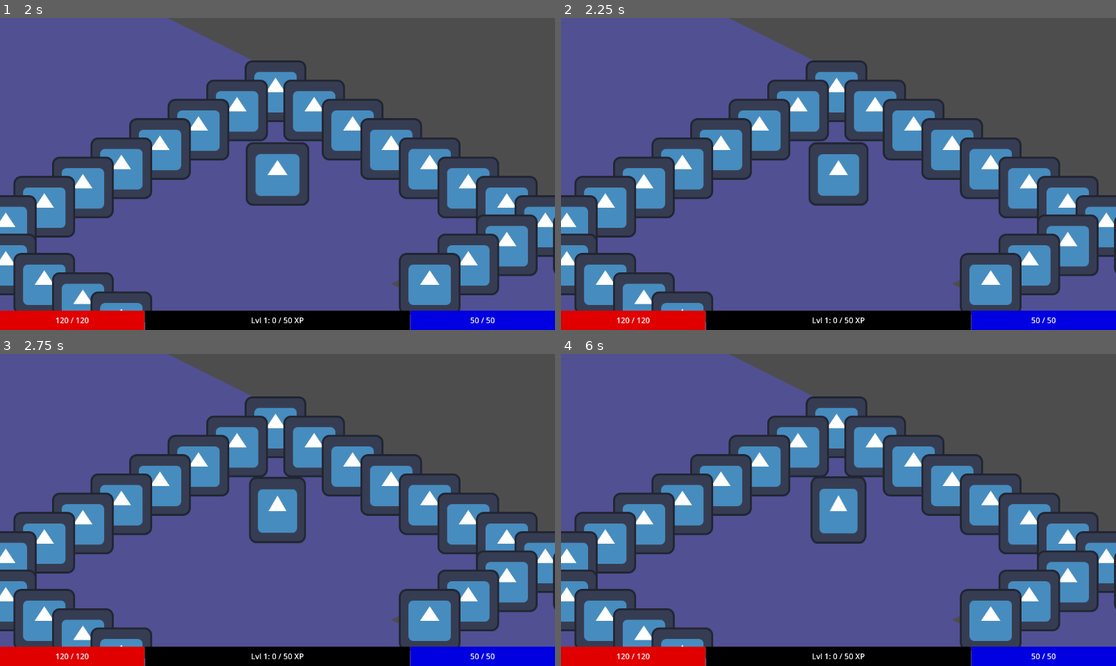
Above: before the commit, frames 1-4 (two rows, left to right).
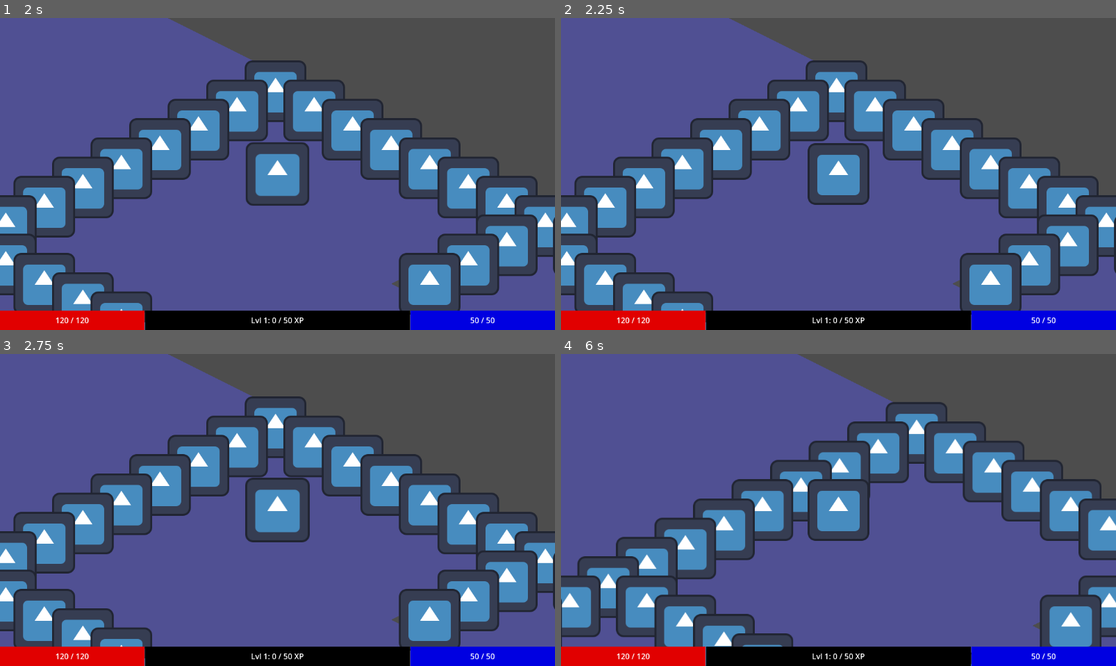
Above: after the commit, the same moments.

Repository: PietPadda/Godot_2D_ARPG
Game: Godot game, scene res://scenes/ui/main_menu.tscn
Two runs of this game, one before a commit and one after it. Both use one fixed random seed, a clock stepped at 60 frames per second and the inputs below. The engine's default icon, where the game draws it, is replaced by a stand-in: a white triangle on a blue panel in a dark square.
Inputs (mouse positions are in pixels of both pictures, inside the frame that each line leads up to):
- Up to frame 1 (2 s): click (22, 42) at 0.52 s; type "12" at 0.6 s; click "Host Game" at 1.25 s
- Up to frame 2 (2.25 s): tap Enter at 2 s; move the mouse to (960, 158) at 2.02 s; hold E (interact) from 2.03 s (still down); click (960, 158) at 2.17 s
- Up to frame 3 (2.75 s): keep holding E (interact)
- Up to frame 4 (6 s): move the mouse to (727, 525) at 2.77 s; release E (interact) at 2.78 s; click (727, 525) at 2.85 s; move the mouse to (894, 441) at 3.52 s; tap I (toggle_character_sheet) at 3.6, 5.85 s; click (894, 441) at 3.67 s; move the mouse to (938, 369) at 4.27 s; tap E (interact) at 4.35 s; click (938, 369) at 4.42 s; move the mouse to (938, 400) at 5.02 s; press the mouse at (938, 400) at 5.03 s; tap Space at 5.75 s; move the mouse to (938, 435) at 5.77 s; release the mouse at (938, 435) at 5.78 s; click (938, 435) at 5.92 s

Frame 1 is identical in both runs. In frame 2, 0.3% of the frame differs, in the area x 44-56%, y 39-61%; in frame 3, 0.7%; in frame 4, 40%, in the area x 0-100%, y 0-100%.
Error before the commit: Parse Error: Invalid argument for "update_character_position()" function: argument 1 should be "NodePath" but is "Node". (res://scripts/components/grid_movemen…

Commit message:
refactor(multiplayer): server auth pathfinding request RPCs

Diff:
--- a/scripts/components/grid_movement_component.gd
+++ b/scripts/components/grid_movement_component.gd
@@ -31,9 +31,15 @@
 var _current_tile: Vector2i
 
 func _ready() -> void:
-	# Initial position update when the character first enters the scene.
-	_current_tile = Grid.world_to_map(owner.global_position)
-	Grid.update_character_position(owner, _current_tile)
+	# We must wait a frame for the multiplayer authority to be assigned.
+	await owner.tree_entered
+
+	# Only the machine that controls this character should send its initial position.
+	if owner.is_multiplayer_authority():
+		# Initial position update when the character first enters the scene.
+		_current_tile = Grid.world_to_map(owner.global_position)
+		# Send the initial position via RPC to the server (player ID 1).
+		Grid.update_character_position.rpc_id(1, owner.get_path(), _current_tile)
 
 # Public API
 # Starts moving the character along a given path.
@@ -116,7 +122,6 @@
 		_current_tile = new_tile
 
 		# If they have, we notify the GridManager of their new position.
-		# THE FIX: We no longer update the grid directly.
-		# We send an RPC to the server (player with ID 1) and tell it to update the grid for us.
-		# The "reliable" flag ensures the message won't get lost in transit.
-		Grid.update_character_position.rpc_id(1, owner.get_path(), new_tile)
+		# Only the authority for this character sends the update to the server.
+		if owner.is_multiplayer_authority():
+			Grid.update_character_position.rpc_id(1, owner.get_path(), new_tile)
--- a/scripts/core/grid_manager.gd
+++ b/scripts/core/grid_manager.gd
@@ -11,6 +11,8 @@
 # We'll use a dictionary to keep track of which character is on which tile.
 # The structure will be: { character_instance: tile_coordinate }
 var _occupied_cells := {}
+# This will hold the result of a path requested by a client.
+var _client_path_result: PackedVector2Array
 
 # This will hold a reference to the current level's TileMapLayer.
 # Convert the variable into a property with a setter.
@@ -107,6 +109,17 @@
 
 	return world_path
 
+# This new function handles the logic for both host and clients.
+func request_path(start_coord: Vector2i, end_coord: Vector2i, character: Node) -> void:
+	# is_multiplayer_authority() checks if the local machine controls this character.
+	if character.is_multiplayer_authority():
+		# If we are the host/authority, calculate the path directly.
+		var path = find_path(start_coord, end_coord, character)
+		character.get_node("GridMovementComponent").move_along_path(path)
+	else:
+		# If we are a client, send an RPC to the host (ID=1) asking for a path.
+		_find_path_on_server.rpc_id(1, start_coord, end_coord, character.get_path())
+
 # Returns an array of the four cardinal tiles adjacent to the given tile.
 # Using 4 directions is more stable for grid pathfinding than 8.
 func get_adjacent_tiles(tile: Vector2i) -> Array[Vector2i]:
@@ -126,6 +139,45 @@
 			if Grid.world_to_map(body.global_position) == tile:
 				return false
 	return true
+
+# A function for a character to announce it has been removed from the game (e.g., on death).
+func remove_character(character: Node):
+	if _occupied_cells.has(character):
+		_occupied_cells.erase(character)
+
+# Converts a world position (like a mouse click) to a map grid coordinate.
+func world_to_map(world_position: Vector2) -> Vector2i:
+	if tile_map_layer:
+		var local_pos = tile_map_layer.to_local(world_position)
+		return tile_map_layer.local_to_map(local_pos)
+	return Vector2i.ZERO # Return a default value if the tilemap isn't set
+
+# Converts a map grid coordinate back to a world position (the center of the tile).
+func map_to_world(map_position: Vector2i) -> Vector2:
+	if tile_map_layer:
+		var local_pos = tile_map_layer.map_to_local(map_position)
+		return tile_map_layer.to_global(local_pos)
+	return Vector2.ZERO # Return a default value if the tilemap isn't set
+
+# A debug function to print the contents of our occupied cells registry.
+func print_occupied_cells() -> void:
+	print("GridManager Knowledge Check (Players Only):")
+	if _occupied_cells.is_empty():
+		print("  - Occupied cells registry is EMPTY.")
+		return
+
+	var players_found = 0
+	for character in _occupied_cells:
+		# THE CHANGE IS HERE: We only print if the character is a Player.
+		if character is Player:
+			players_found += 1
+			var tile = _occupied_cells[character]
+			print("  - Player '%s' is at tile %s" % [character.name, tile])
+
+	if players_found == 0:
+		print("  - No players found in the registry.")
+
+# --- RPCs ---
 
 # Allows a character to register or update its current grid position.
 # When a character moves to a new tile, it should call this function.
@@ -148,39 +200,27 @@
 	# Now, we add the character's new position to the registry.
 	_occupied_cells[character] = new_position
 
-# A function for a character to announce it has been removed from the game (e.g., on death).
-func remove_character(character: Node):
-	if _occupied_cells.has(character):
-		_occupied_cells.erase(character)
-
-# Converts a world position (like a mouse click) to a map grid coordinate.
-func world_to_map(world_position: Vector2) -> Vector2i:
-	if tile_map_layer:
-		var local_pos = tile_map_layer.to_local(world_position)
-		return tile_map_layer.local_to_map(local_pos)
-	return Vector2i.ZERO # Return a default value if the tilemap isn't set
-
-# Converts a map grid coordinate back to a world position (the center of the tile).
-func map_to_world(map_position: Vector2i) -> Vector2:
-	if tile_map_layer:
-		var local_pos = tile_map_layer.map_to_local(map_position)
-		return tile_map_layer.to_global(local_pos)
-	return Vector2.ZERO # Return a default value if the tilemap isn't set
-
-# A debug function to print the contents of our occupied cells registry.
-func print_occupied_cells() -> void:
-	print("GridManager Knowledge Check (Players Only):")
-	if _occupied_cells.is_empty():
-		print("  - Occupied cells registry is EMPTY.")
+# This function ONLY runs on the server, as requested by a client.
+# We change the annotation to allow calls from ANY client.
+@rpc("any_peer", "call_local")
+func _find_path_on_server(start_coord: Vector2i, end_coord: Vector2i, character_path: NodePath) -> void:
+	# Get the peer ID of the client who made the request.
+	var client_id = multiplayer.get_remote_sender_id()
+
+	var character = get_node_or_null(character_path)
+	if not is_instance_valid(character):
 		return
 
-	var players_found = 0
-	for character in _occupied_cells:
-		# THE CHANGE IS HERE: We only print if the character is a Player.
-		if character is Player:
-			players_found += 1
-			var tile = _occupied_cells[character]
-			print("  - Player '%s' is at tile %s" % [character.name, tile])
-
-	if players_found == 0:
-		print("  - No players found in the registry.")
+	# Calculate the path using the server's authoritative data.
+	var path = find_path(start_coord, end_coord, character)
+
+	# Now, send the result back to the original client.
+	_receive_path_from_server.rpc_id(client_id, path)
+
+# This function ONLY runs on a client, as a response from the server.
+@rpc("authority")
+func _receive_path_from_server(path: PackedVector2Array) -> void:
+	# We store the result. We need a way to get this back to the character.
+	# For now, let's just print that we received it.
+	_client_path_result = path
+	print("Client received a path with %s points from the server." % path.size())
--- a/scripts/enemies/states/enemy_chase_state.gd
+++ b/scripts/enemies/states/enemy_chase_state.gd
@@ -50,9 +50,5 @@
 	var end = Grid.world_to_map(target.global_position)
 	last_target_tile = end
 
-	# We now pass 'owner_node' from enemy_state.gd as the character requesting the path.
-	# This tells the GridManager, "Find a path, but ignore my own body as an obstacle."
-	var path = Grid.find_path(start, end, owner)
-
-	# The state simply tells the component what path to follow.
-	grid_movement_component.move_along_path(path)
+	# THE FIX: Enemies also use the new unified request system.
+	Grid.request_path(start, end, owner_node)
--- a/scripts/player/states/player_chase_state.gd
+++ b/scripts/player/states/player_chase_state.gd
@@ -88,10 +88,6 @@
 	if not is_instance_valid(target):
 		return
 
-	# DEBUG: Print the GridManager's knowledge when the player is chasing.
-	print("--- PLAYER CHASE Path Request from %s ---" % player.name)
-	Grid.print_occupied_cells()
-
 	var start_pos = Grid.world_to_map(player.global_position)
 	var end_pos = Grid.world_to_map(target.global_position)
 
@@ -109,12 +105,8 @@
 	if destination_found:
 		# generate the path
 		last_target_tile = valid_destination
-		var path = Grid.find_path(start_pos, valid_destination, owner)
-
-		# The state simply tells the component what path to follow.
-		if not path.is_empty():
-			# Pass the actual target to the movement component.
-			grid_movement_component.move_along_path(path, target)
+		# THE FIX: We call the same new request function.
+		Grid.request_path(start_pos, valid_destination, player)
 
 # --- Signal Handlers ---
 func _on_move_to_requested(target_position: Vector2) -> void:
--- a/scripts/player/states/player_move_state.gd
+++ b/scripts/player/states/player_move_state.gd
@@ -37,19 +37,10 @@
 
 # We've moved the pathfinding logic into its own function for reuse.
 func _recalculate_path() -> void:
-	# DEBUG: Print the GridManager's knowledge, but only when a player requests a path.
-	print("--- PLAYER MOVE Path Request from %s ---" % player.name)
-	Grid.print_occupied_cells()
-
 	var start_pos = Grid.world_to_map(player.global_position)
-	# The 'owner_node' is available from the base PlayerState class.
-	var new_path = Grid.find_path(start_pos, destination_tile, owner)
-
-	if not new_path.is_empty():
-		grid_movement_component.move_along_path(new_path)
-	else:
-		# If no path is found (e.g., destination is now blocked), go idle.
-		state_machine.change_state(States.PLAYER_STATE_NAMES[States.PLAYER.IDLE])
+	# THE FIX: We no longer call find_path directly.
+	# We call our new high-level request function.
+	Grid.request_path(start_pos, destination_tile, player)
 
 # ---Signal Handlers---
 func _on_path_finished() -> void:
